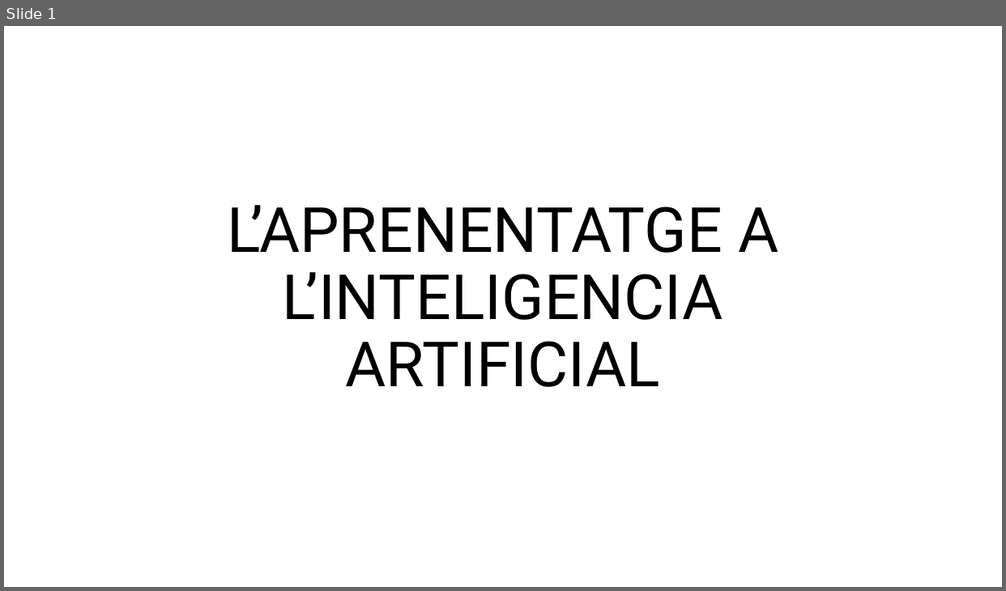
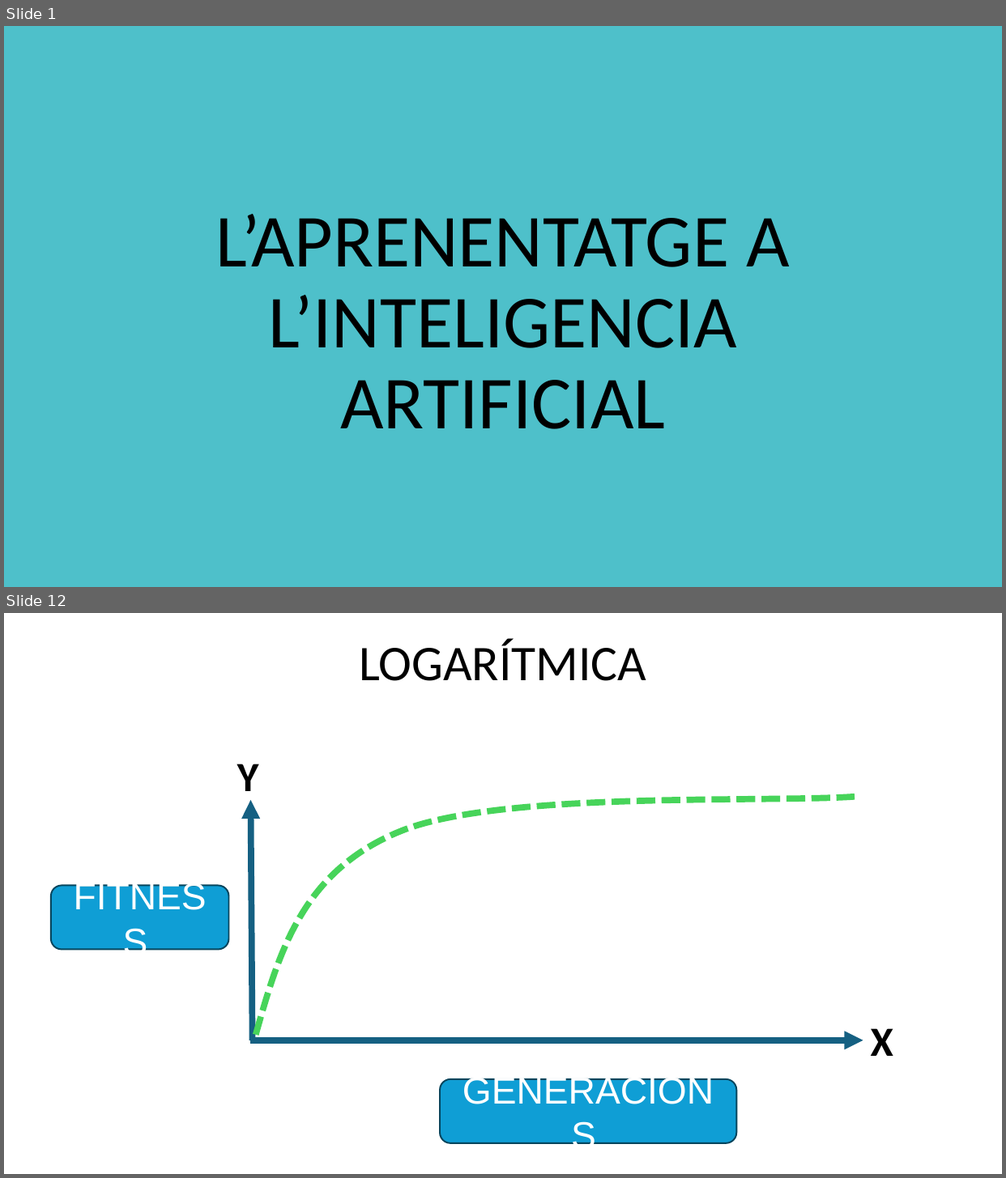
Before and after one commit to FerrerJan/Treball-de-Recerca-IA, a slide deck: TR_ESCRIT/PPT_Teo.pptx. Shown one above the other, each under a label of ours: slide 1 before the commit, slides 1 and 12 after it; the slides between them are not shown. The pictures are 1006x591 and 1006x1178 pixels, drawn with LibreOffice and Linux fonts; fonts in the diff are those of the drawing. Boxes give left, top, right and bottom in pixels: in the first picture for what was removed or moved away, otherwise in the second. Text is boxed around its words. In the diff, an @@ line names an element or a change of style, - is before the commit and + after.

```diff
--- a/TR_ESCRIT/PPT_Teo.pptx
+++ b/TR_ESCRIT/PPT_Teo.pptx
@@ slide 12 added at box(4, 613, 1002, 1174), background #FFFFFF @@
@@ title added at box(359, 639, 646, 681), 48 pt, text #000000 @@
+LOGARÍTMICA
@@ text added at box(237, 764, 259, 802), 40 pt, text #000000, bold @@
+Y
@@ arrow added from (253, 1041) to (251, 800), #156082 6 pt @@
@@ freeform shape added at box(256, 796, 854, 1034), outline #47D45A 6 pt dashed @@
@@ rounded rectangle added at box(51, 885, 229, 949), fill #0F9ED5, outline #07455D 1.5 pt, 36 pt, text #FFFFFF @@
+FITNESS
@@ arrow added from (251, 1041) to (863, 1041), #156082 6 pt @@
@@ text added at box(871, 1029, 893, 1056), 40 pt, text #000000, bold @@
+X
@@ rounded rectangle added at box(440, 1080, 736, 1143), fill #0F9ED5, outline #07455D 1.5 pt, 36 pt, text #FFFFFF @@
+GENERACIONS
@@ slide 1 changed as well @@
@@ background #FFFFFF to #4EC0CA @@
@@ title "L’APRENENTATGE A L’INTELIGENCIA ARTIFICIAL": place and size @@
-title "L’APRENENTATGE A L’INTELIGENCIA ARTIFICIAL" at box(227, 205, 778, 387)
+title "L’APRENENTATGE A L’INTELIGENCIA ARTIFICIAL" at box(216, 214, 789, 429)
@@ title "L’APRENENTATGE A L’INTELIGENCIA ARTIFICIAL" at box(216, 214, 789, 429): size 60 to 72 pt, font Roboto to Calibri @@
```
Also in this commit, not shown: 15 other slides added, 1 slide removed, 27 other files.
